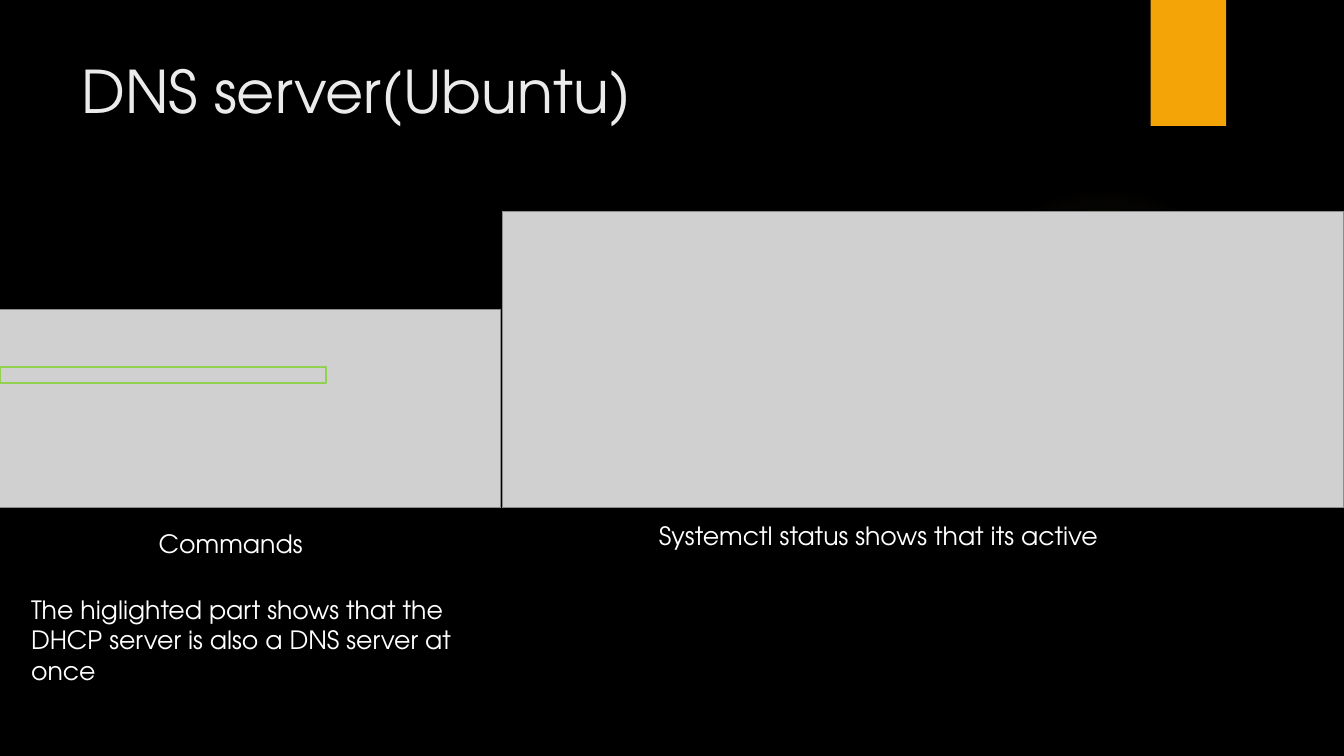
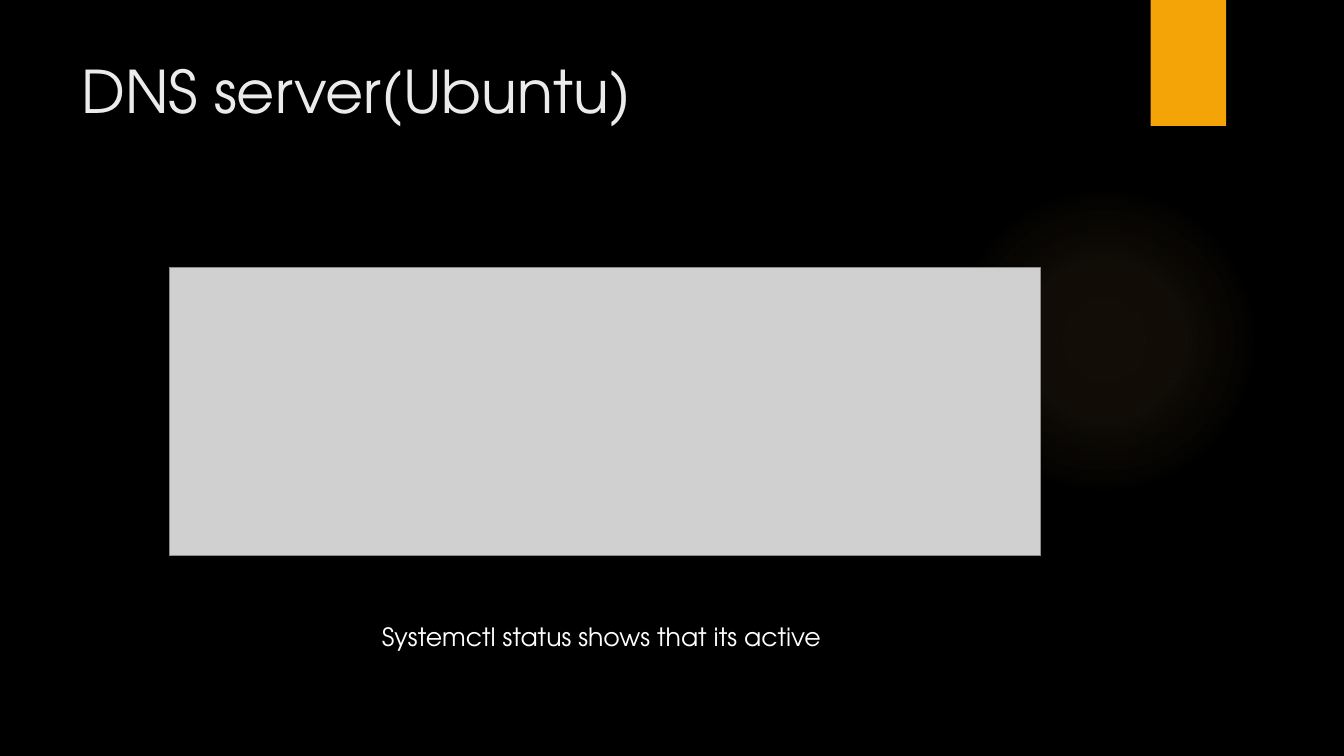
Before and after one commit to LajkaK2006/BorsodNet, a slide deck: slide 27 of BorsodNet.pptx (slide 24 before the commit). Drawn at 1344x756 pixels with LibreOffice and Linux fonts; fonts in the diff are those of the drawing; grey boxes stand for pictures; background and template pictures are left out. Boxes give left, top, right and bottom in pixels: in the first picture for what was removed or moved away, otherwise in the second. Text is boxed around its words. In the diff, an @@ line names an element or a change of style, - is before the commit and + after.

```diff
--- a/BorsodNet.pptx
+++ b/BorsodNet.pptx
@@ picture removed at box(502, 212, 1344, 508) @@
@@ picture added at box(169, 268, 1042, 556) @@
@@ picture removed at box(0, 310, 501, 508) @@
@@ rectangle removed at box(0, 367, 327, 383) @@
@@ text removed at box(159, 534, 303, 554) @@
-Commands
@@ text removed at box(31, 600, 451, 681) @@
-The higlighted part shows that the DHCP server is also a DNS server at once
@@ text "Systemctl status shows that its ...": place and size @@
-text "Systemctl status shows that its ..." at box(659, 526, 1098, 550)
+text "Systemctl status shows that its ..." at box(382, 627, 821, 651)
```
Also in this commit, not shown: 5 other slides changed, 5 slides added, 2 slides removed.
